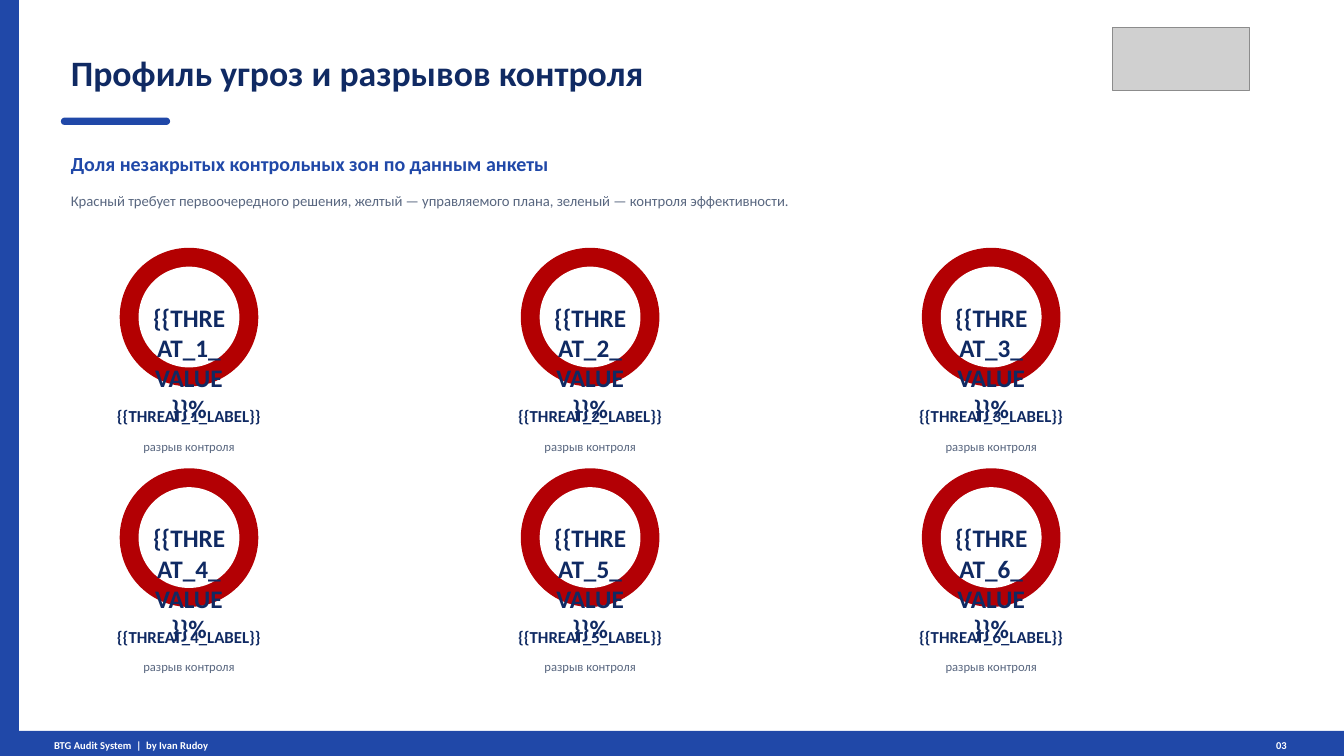
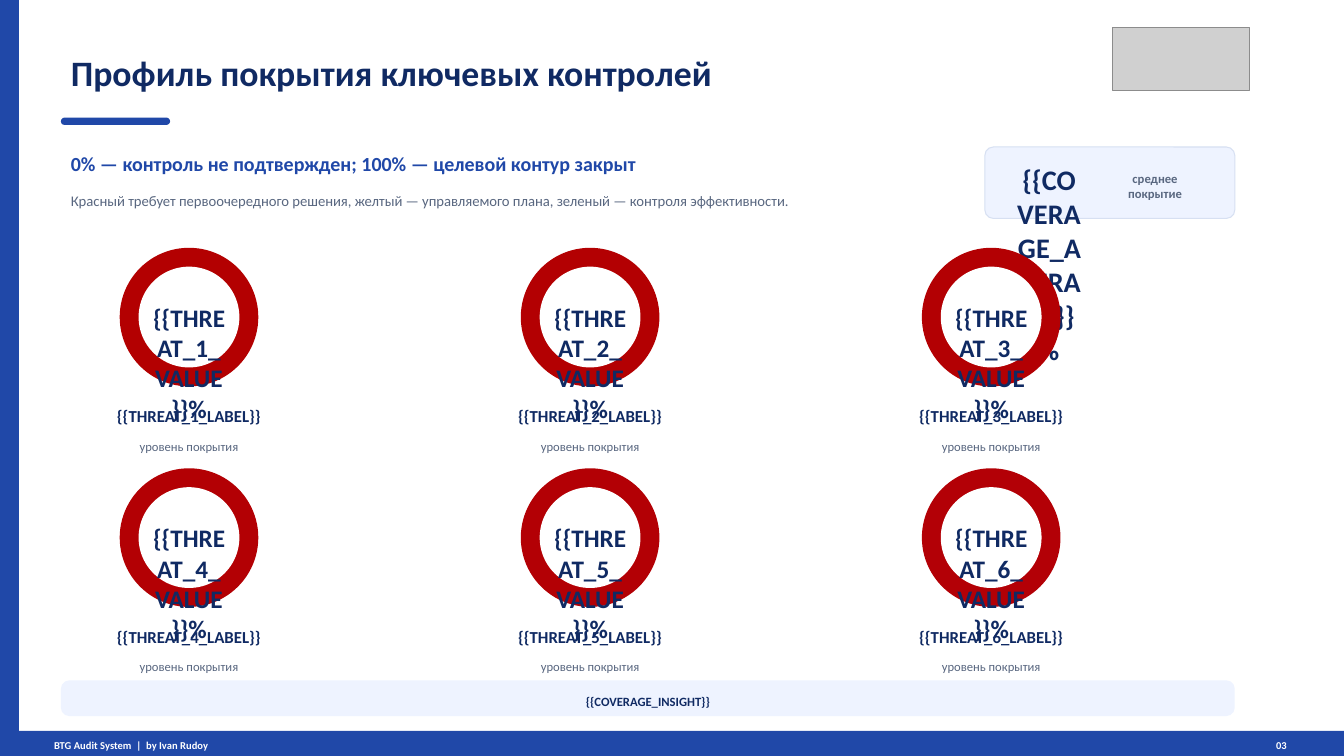
Before and after one commit to irudoy1982/Test, a slide deck: slide 3 of static/audit_presentation_btg.pptx. Drawn at 1344x756 pixels with LibreOffice and Linux fonts; fonts in the diff are those of the drawing; grey boxes stand for pictures. Boxes give left, top, right and bottom in pixels: in the first picture for what was removed or moved away, otherwise in the second. Text is boxed around its words. In the diff, an @@ line names an element or a change of style, - is before the commit and + after.

```diff
--- a/static/audit_presentation_btg.pptx
+++ b/static/audit_presentation_btg.pptx
@@ text at box(71, 61, 712, 92): text changed @@
-Профиль угроз и разрывов контроля
+Профиль покрытия ключевых контролей
@@ rounded rectangle added at box(985, 147, 1235, 219), fill #EEF3FF, outline #D7E0F2 0.75 pt @@
@@ text removed at box(71, 158, 548, 175) @@
-Доля незакрытых контрольных зон по данным анкеты
@@ text added at box(71, 157, 636, 175), 14.2 pt, text #2048A8, bold @@
+0% — контроль не подтвержден; 100% — целевой контур закрыт
@@ text added at box(1128, 177, 1182, 200), 9 pt, text #596780, bold @@
+среднее покрытие
@@ text at box(140, 445, 238, 453): text changed @@
-разрыв контроля
+уровень покрытия
@@ text at box(541, 445, 640, 453): text changed @@
-разрыв контроля
+уровень покрытия
@@ text at box(942, 445, 1041, 453): text changed @@
-разрыв контроля
+уровень покрытия
@@ rounded rectangle added at box(60, 681, 1235, 716), fill #EEF3FF @@
@@ text at box(140, 665, 238, 673): text changed @@
-разрыв контроля
+уровень покрытия
@@ text at box(541, 665, 640, 673): text changed @@
-разрыв контроля
+уровень покрытия
@@ text at box(942, 665, 1041, 673): text changed @@
-разрыв контроля
+уровень покрытия
@@ text added at box(586, 697, 710, 708), 20.2 pt, text #102A63, bold @@
+{{COVERAGE_AVERAGE}}%
@@ text added at box(586, 697, 710, 708), 9 pt, text #102A63, bold @@
+{{COVERAGE_INSIGHT}}
```
Also in this commit, not shown: 1 other slide changed, 4 other files.
